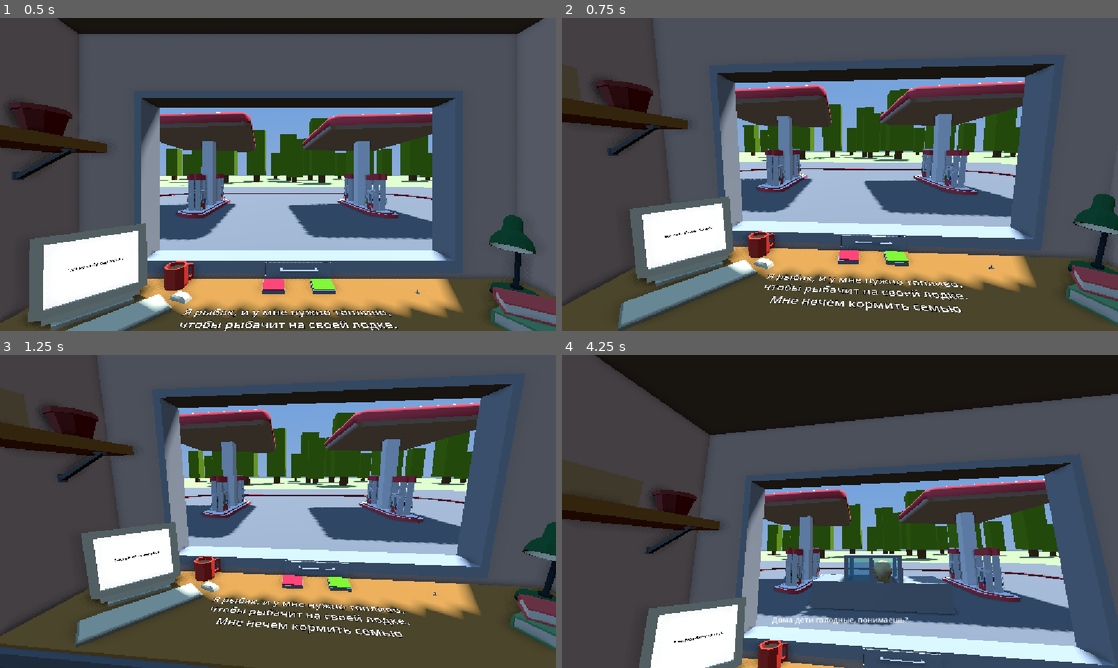
Above: before the commit, frames 1-4 (two rows, left to right).
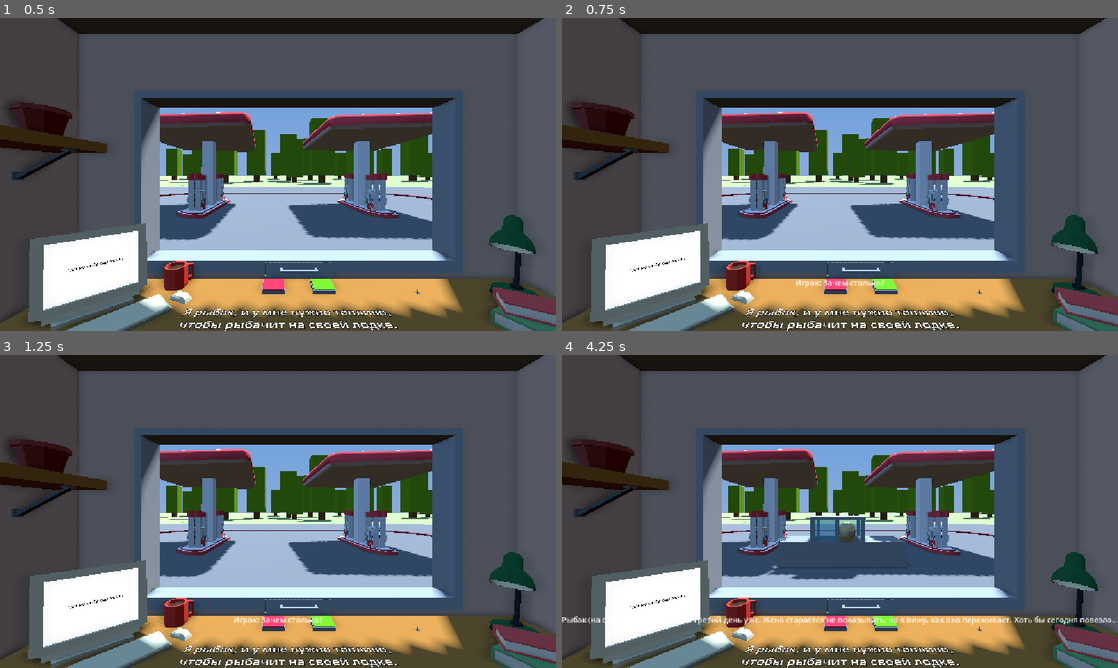
Above: after the commit, the same moments.

Repository: RolicsVin/AZS
Game: Godot game, scene res://scenes/game.tscn
Same seed, same stepped clock (60 frames per second), same inputs: the game is played once before the commit and once after it. This scene is started directly instead of the project's main scene.
Inputs (mouse positions are in pixels of both pictures, inside the frame that each line leads up to):
- Up to frame 1 (0.5 s): no input
- Up to frame 2 (0.75 s): tap Enter (ui_accept) at 0.5 s; move the mouse to (812, 237) at 0.52 s; hold Up (ui_up) from 0.53 s (still down); click (812, 237) at 0.6 s
- Up to frame 3 (1.25 s): keep holding Up (ui_up); tap Enter (ui_accept) at 0.77 s
- Up to frame 4 (4.25 s): move the mouse to (1006, 558) at 1.27 s; click (1006, 558) at 1.35 s; tap Enter (ui_accept) at 1.52, 3.02, 3.77 s; move the mouse to (673, 464) at 2.02 s; release Up (ui_up) at 2.03 s; hold Left (ui_left) 2.03-3.53 s; click (673, 464) at 2.1 s; move the mouse to (867, 511) at 2.77 s; click (867, 511) at 2.85 s; move the mouse to (756, 433) at 3.52 s; hold Down (ui_down) from 3.53 s (still down); click (756, 433) at 3.6 s

Frame 1 is identical in both runs. In frame 2, 60% of the frame differs, in the area x 0-100%, y 0-100%; in frame 3, 66%; in frame 4, 71%.
Error before the commit: Trying to assign value of type 'Node3D' to a variable of type 'buttons.gd'. (res://scenes/camera_3d.gd:32)
Error after the commit: Invalid access to property or key 'camera_enabled' on a base object of type 'Node3D'. (res://scenes/camera_3d.gd:71)

Commit message:
Fix camera button manager type mismatch

Diff:
--- a/scenes/camera_3d.gd
+++ b/scenes/camera_3d.gd
@@ -29,7 +29,7 @@
 var position_mode: bool = false
 
 # Если скрипт используется вне меню, узел Buttons может отсутствовать.
-@onready var button_manager: Button_manager = get_node_or_null("../Buttons")
+@onready var button_manager: Node = get_node_or_null("../Buttons")
 
 
 func _ready() -> void:
@@ -37,7 +37,7 @@
 
 
 func _input(event: InputEvent) -> void:
-	if is_instance_valid(button_manager) and not button_manager.camera_enabled:
+	if not _camera_input_enabled():
 		return
 
 	if event is InputEventMouseMotion:
@@ -134,3 +134,9 @@
 			target_rotation,
 			clampf(speed * delta, 0.0, 1.0)
 		)
+
+func _camera_input_enabled() -> bool:
+	if not is_instance_valid(button_manager):
+		return true
+
+	return bool(button_manager.get("camera_enabled"))
